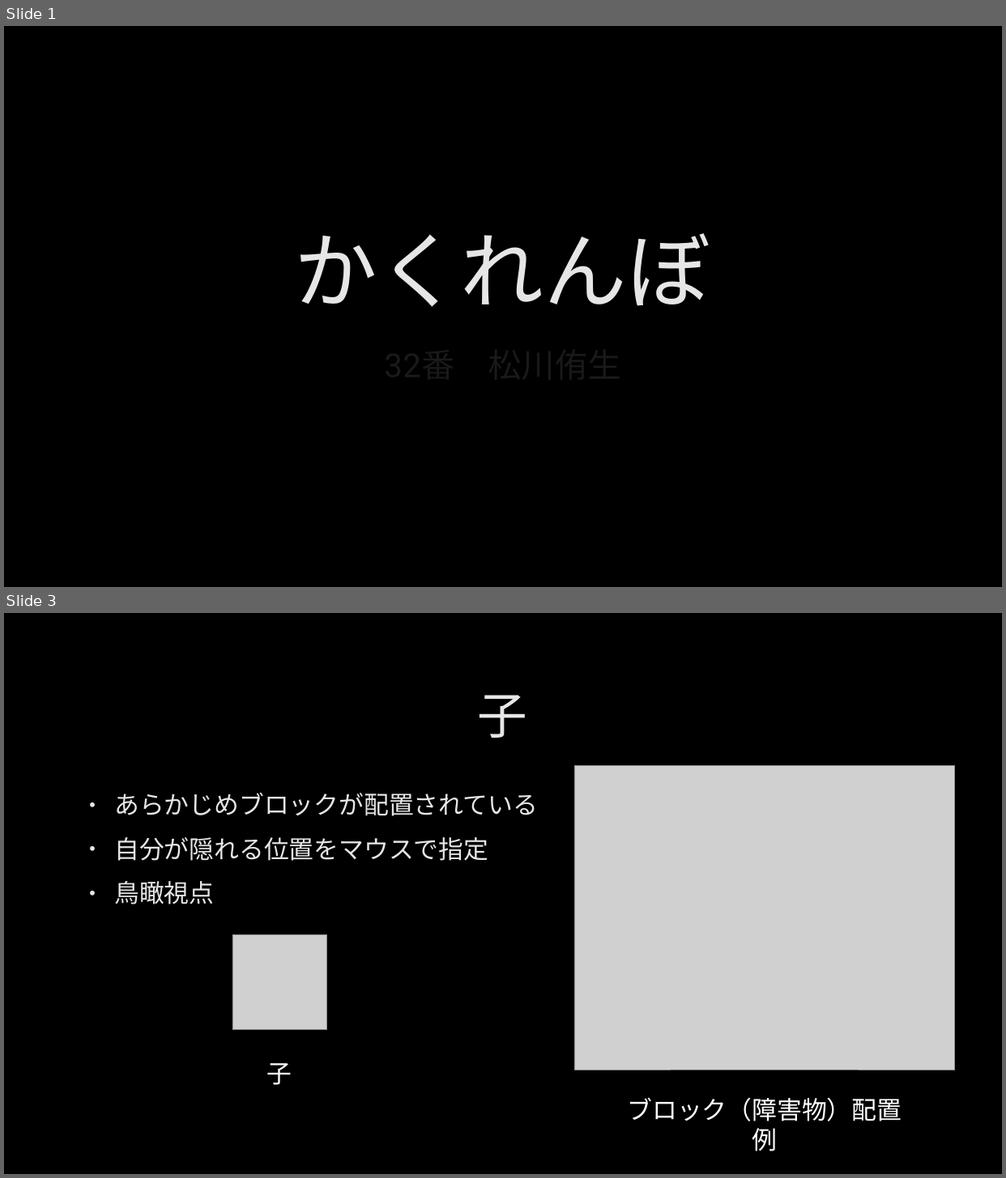
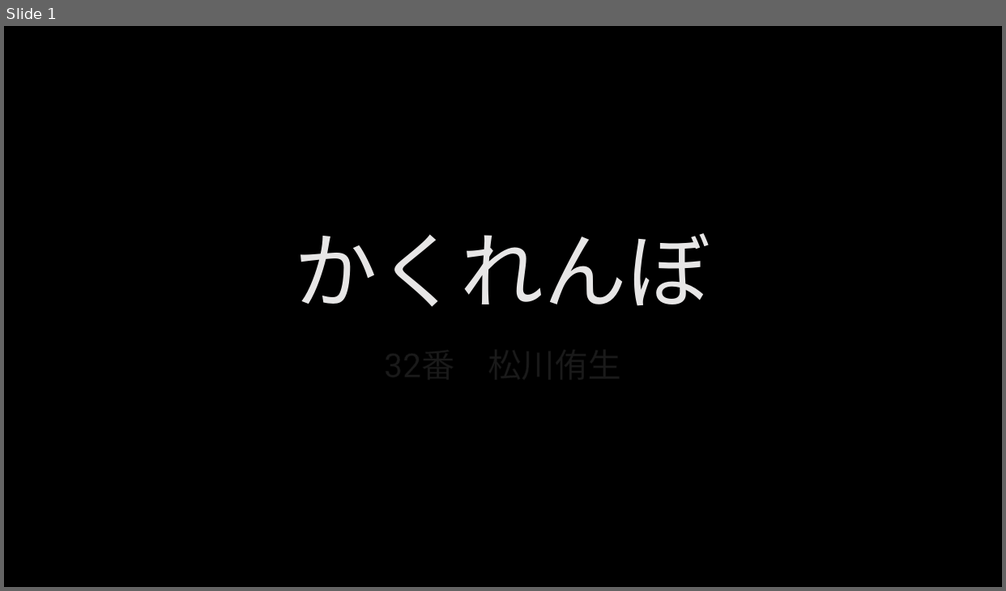
Before and after one commit to hamukawa0406/CG, a slide deck: freeProduction.pptx. Shown one above the other, each under a label of ours: slides 1 and 3 before the commit, slide 1 after it; the slides between them are not shown. The pictures are 1006x1178 and 1006x591 pixels, drawn with LibreOffice and Linux fonts; fonts in the diff are those of the drawing; grey boxes stand for pictures; background and template pictures are left out. Boxes give left, top, right and bottom in pixels: in the first picture for what was removed or moved away, otherwise in the second. Text is boxed around its words. In the diff, an @@ line names an element or a change of style, - is before the commit and + after.

```diff
--- a/freeProduction.pptx
+++ b/freeProduction.pptx
@@ slide 3 removed at [4, 613, 1002, 1174], background picture (left out) @@
@@ title removed at [478, 695, 528, 738] @@
-子
@@ picture removed at [574, 766, 955, 1070] @@
@@ text removed at [114, 793, 538, 905] @@
-• あらかじめブロックが配置されている
-• 自分が隠れる位置をマウスで指定
-• 鳥瞰視点
@@ picture removed at [232, 935, 326, 1030] @@
@@ text removed at [267, 1063, 292, 1085] @@
-子
@@ text removed at [627, 1097, 901, 1122] @@
-ブロック（障害物）配置例
```
Also in this commit, not shown: 3 slides changed, 3 slides added, 3 other slides removed, 20 other files.
